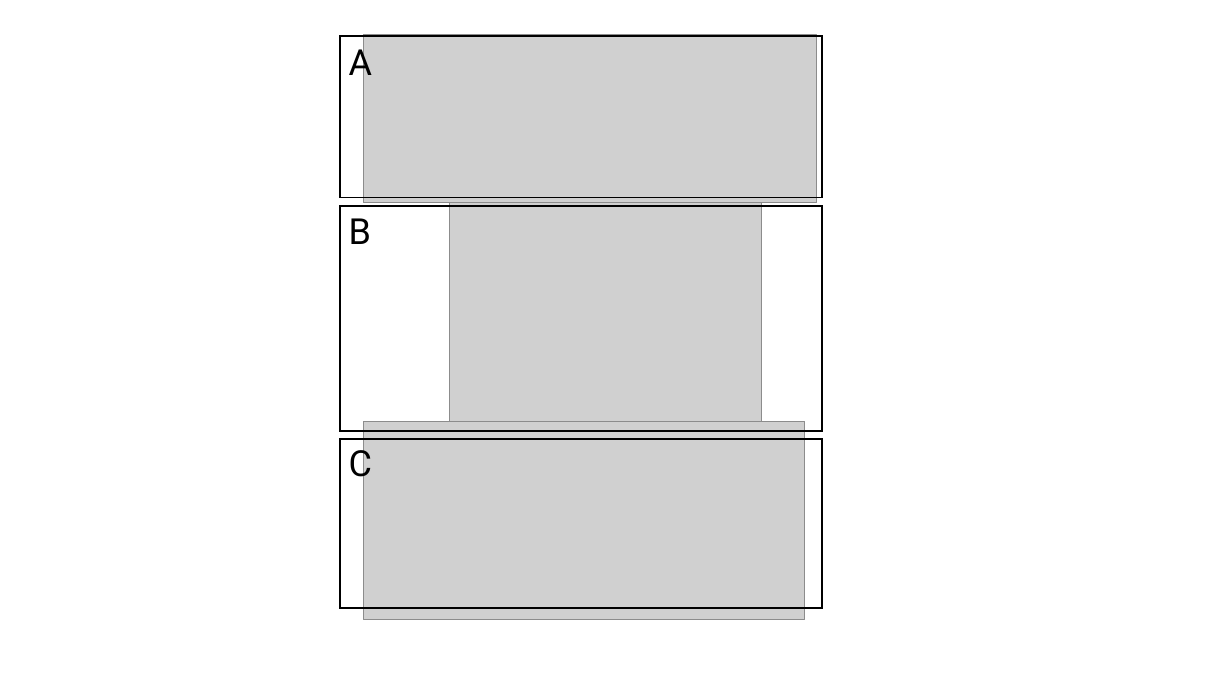
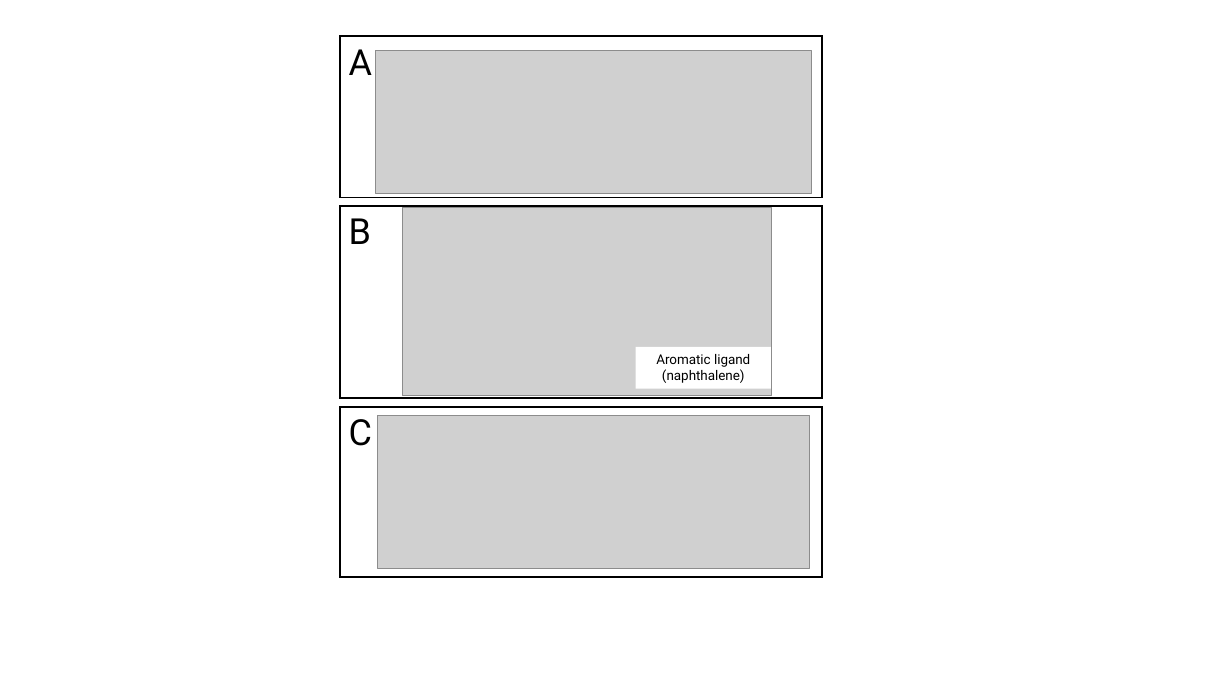
Before and after one commit to Satrand/Masters_GenAI, a slide deck: slide 2 of Figures/Dissertation figures.pptx. Drawn at 1232x693 pixels with LibreOffice and Linux fonts; fonts in the diff are those of the drawing; grey boxes stand for pictures. Boxes give left, top, right and bottom in pixels: in the first picture for what was removed or moved away, otherwise in the second. Text is boxed around its words. In the diff, an @@ line names an element or a change of style, - is before the commit and + after.

```diff
--- a/Figures/Dissertation figures.pptx
+++ b/Figures/Dissertation figures.pptx
@@ picture: place and size @@
-picture at <box>363,35,816,203</box>
+picture at <box>375,51,811,194</box>
@@ rectangle: place and size @@
-rectangle at <box>339,206,823,431</box>
+rectangle at <box>339,206,823,398</box>
@@ picture: place and size @@
-picture at <box>450,201,762,436</box>
+picture at <box>403,208,772,396</box>
@@ rectangle added at <box>636,347,771,388</box>, fill #FFFFFF, 10.5 pt, text #000000 @@
+Aromatic ligand
+(naphthalene)
@@ text "C" rewrapped from <box>349,443,372,485</box> to <box>349,419,372,446</box> @@
@@ rectangle: place and size @@
-rectangle at <box>339,439,823,609</box>
+rectangle at <box>339,408,823,578</box>
@@ picture: place and size @@
-picture at <box>363,421,805,620</box>
+picture at <box>378,416,810,569</box>
```
Also in this commit, not shown: 1 other slide changed.
